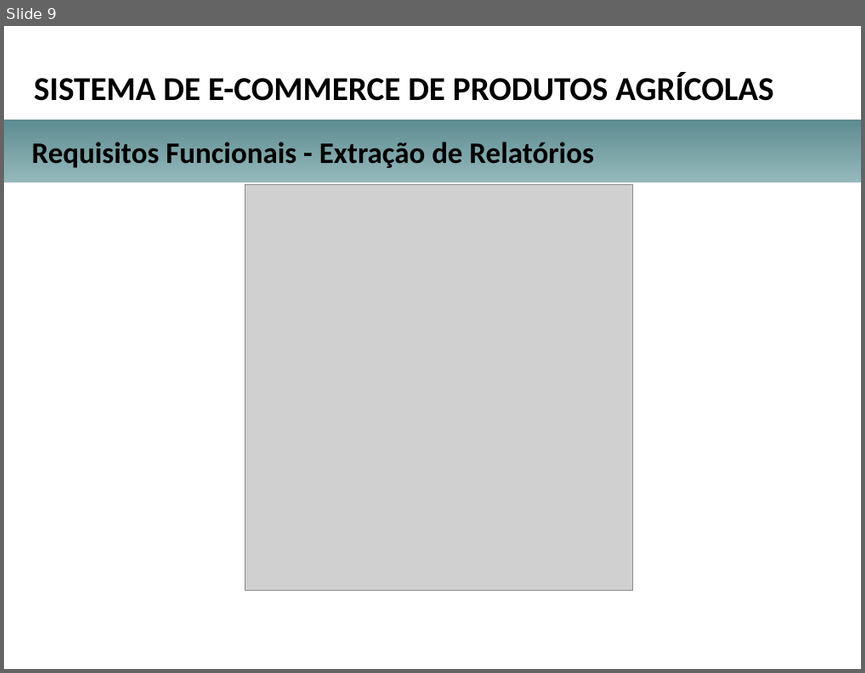
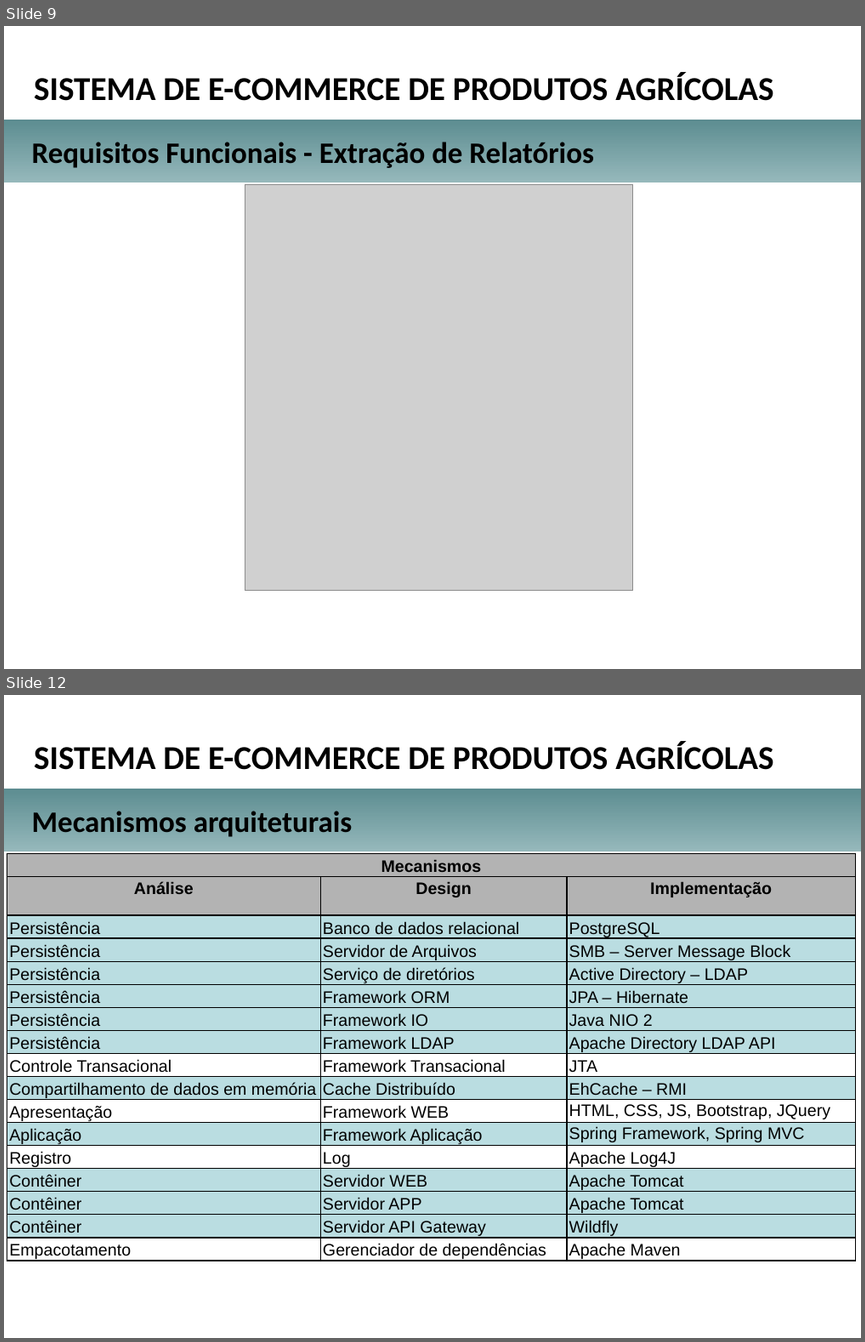
Before and after one commit to herberton/tcc, a slide deck: apresentacao.pptx. Shown one above the other, each under a label of ours: slide 9 before the commit, slides 9 and 12 after it; the slides between them are not shown. The pictures are 865x673 and 865x1342 pixels, drawn with LibreOffice and Linux fonts; fonts in the diff are those of the drawing; grey boxes stand for pictures; background and template pictures are left out. Boxes give left, top, right and bottom in pixels: in the first picture for what was removed or moved away, otherwise in the second. Text is boxed around its words. In the diff, an @@ line names an element or a change of style, - is before the commit and + after.

```diff
--- a/apresentacao.pptx
+++ b/apresentacao.pptx
@@ slide 12 added at (4,695,861,1338), background picture (left out) @@
@@ text added at (34,741,773,770), 28 pt, text #000000, bold @@
+SISTEMA DE E-COMMERCE DE PRODUTOS AGRÍCOLAS
@@ rectangle added at (4,789,861,851), fill gradient #95B8BB to #5D8D91 @@
@@ text added at (32,811,352,837), 25 pt, text #000000, bold @@
+Mecanismos arquiteturais
@@ table added at (7,853,856,1262), 17 rows, 3 columns @@
+Mecanismos |  | 
+Análise | Design | Implementação
+Persistência | Banco de dados relacional | PostgreSQL
+Persistência | Servidor de Arquivos | SMB – Server Message Block
+Persistência | Serviço de diretórios | Active Directory – LDAP
+Persistência | Framework ORM | JPA – Hibernate
+Persistência | Framework IO | Java NIO 2
+Persistência | Framework LDAP | Apache Directory LDAP API
+Controle Transacional | Framework Transacional | JTA
+Compartilhamento de dados em memória | Cache Distribuído | EhCache – RMI
+Apresentação | Framework WEB | HTML, CSS, JS, Bootstrap, JQuery
+Aplicação | Framework Aplicação | Spring Framework, Spring MVC
+Registro | Log | Apache Log4J
+Contêiner | Servidor WEB | Apache Tomcat
+Contêiner | Servidor APP | Apache Tomcat
+Contêiner | Servidor API Gateway | Wildfly
+Empacotamento | Gerenciador de dependências | Apache Maven
```
Also in this commit, not shown: 6 slides changed, 7 other slides added, 3 slides removed, 1 other file.
